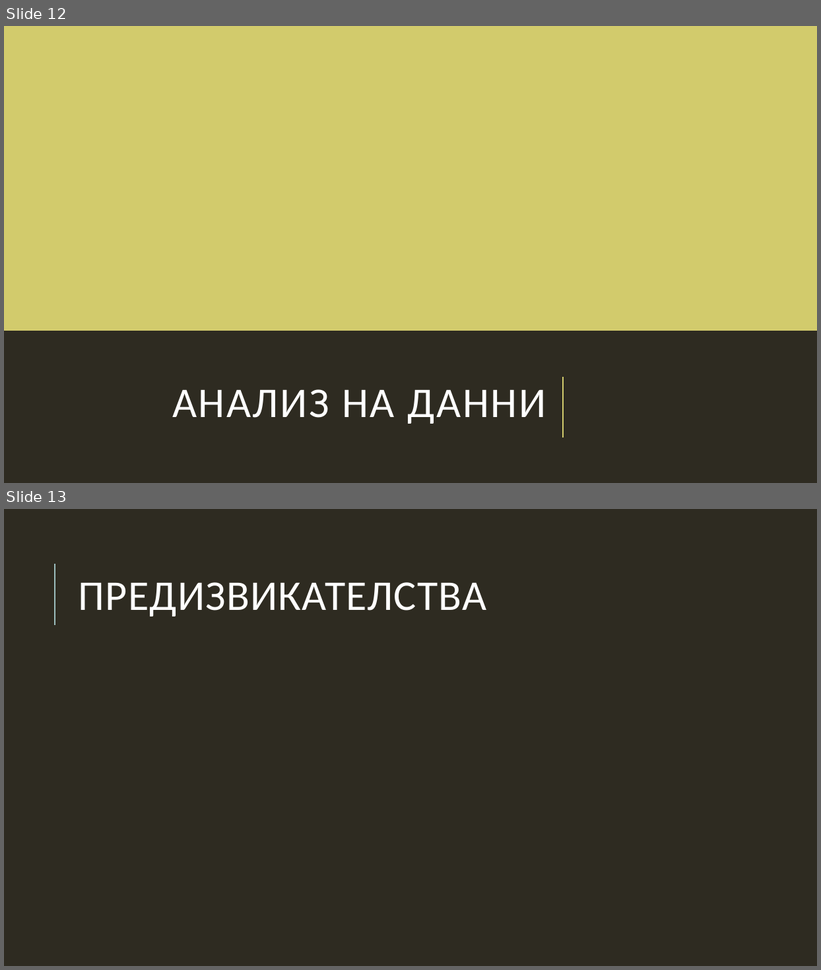
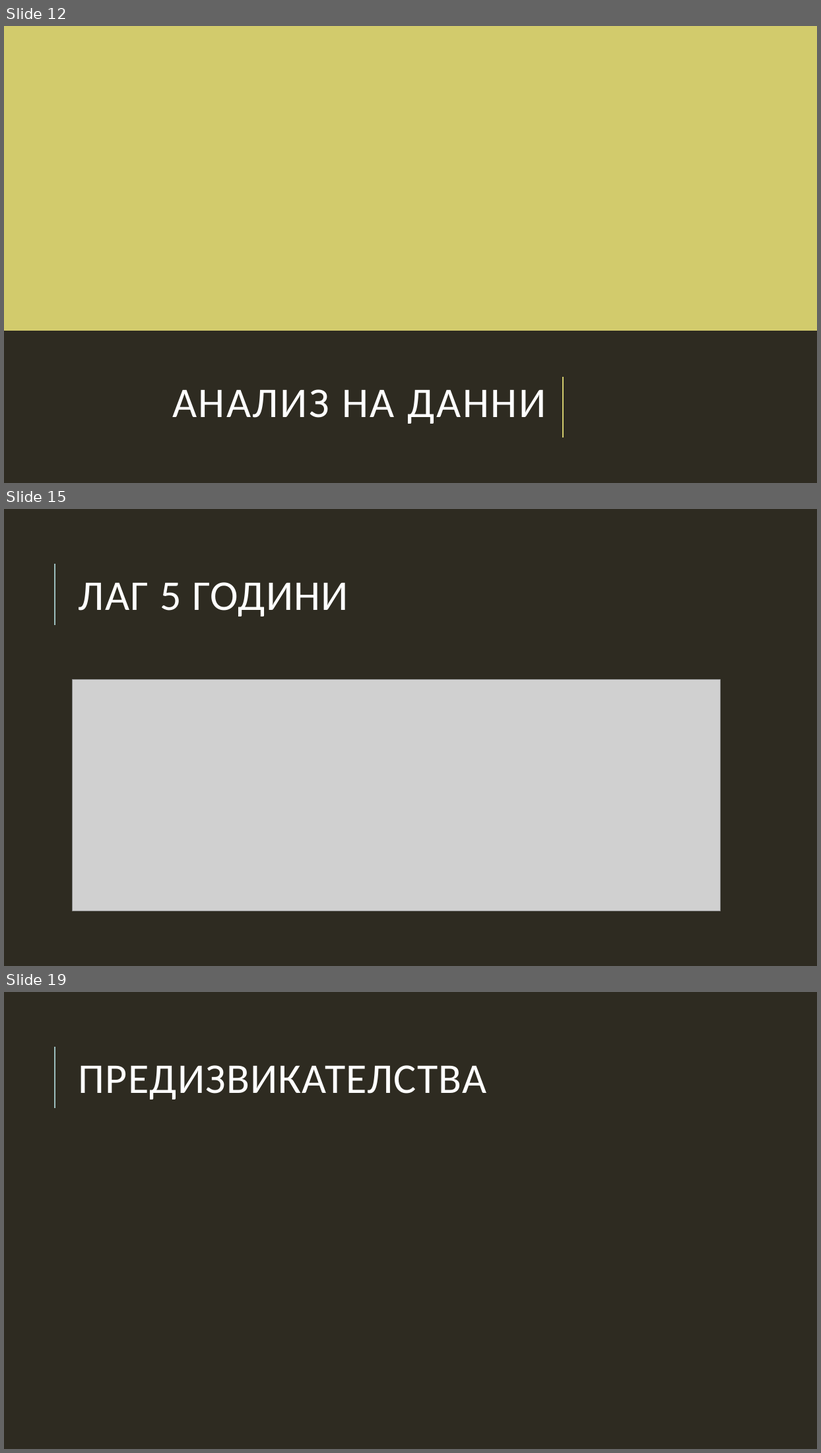
Before and after one commit to sarabadjieva/MITM322_DataMining, a slide deck: Анализ.pptx. Shown one above the other, each under a label of ours: slides 12 and 13 before the commit, slides 12, 15 and 19 after it; the slides between them are not shown. The pictures are 821x970 and 821x1453 pixels, drawn with LibreOffice and Linux fonts; fonts in the diff are those of the drawing; grey boxes stand for pictures. Boxes give left, top, right and bottom in pixels: in the first picture for what was removed or moved away, otherwise in the second. Text is boxed around its words. In the diff, an @@ line names an element or a change of style, - is before the commit and + after.

```diff
--- a/Анализ.pptx
+++ b/Анализ.pptx
@@ slide 15 added at bbox=[4, 509, 817, 966], background #2E2B21; not listed: 1 template element that a slide beside it also shows @@
@@ title added at bbox=[79, 582, 349, 617], 50 pt, text #FFFFFF @@
+ЛАГ 5 ГОДИНИ
@@ picture added at bbox=[73, 680, 721, 912] @@
@@ what was slide 13 is now slide 19 @@
```
Also in this commit, not shown: 5 other slides added, 17 other files.
